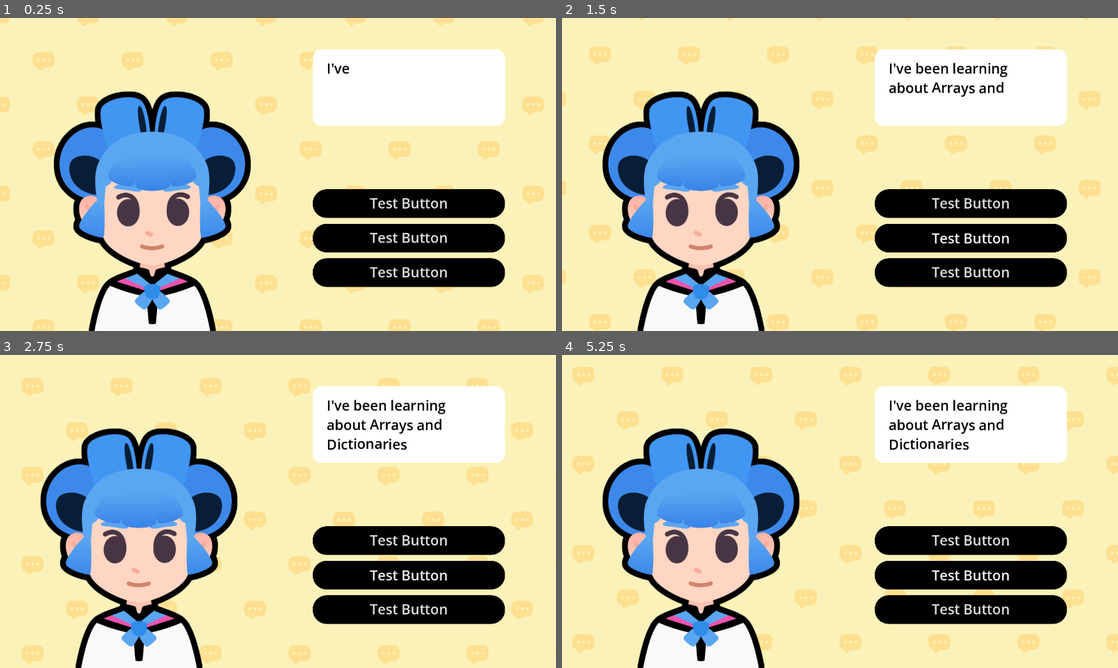
Above: before the commit, frames 1-4 (two rows, left to right).
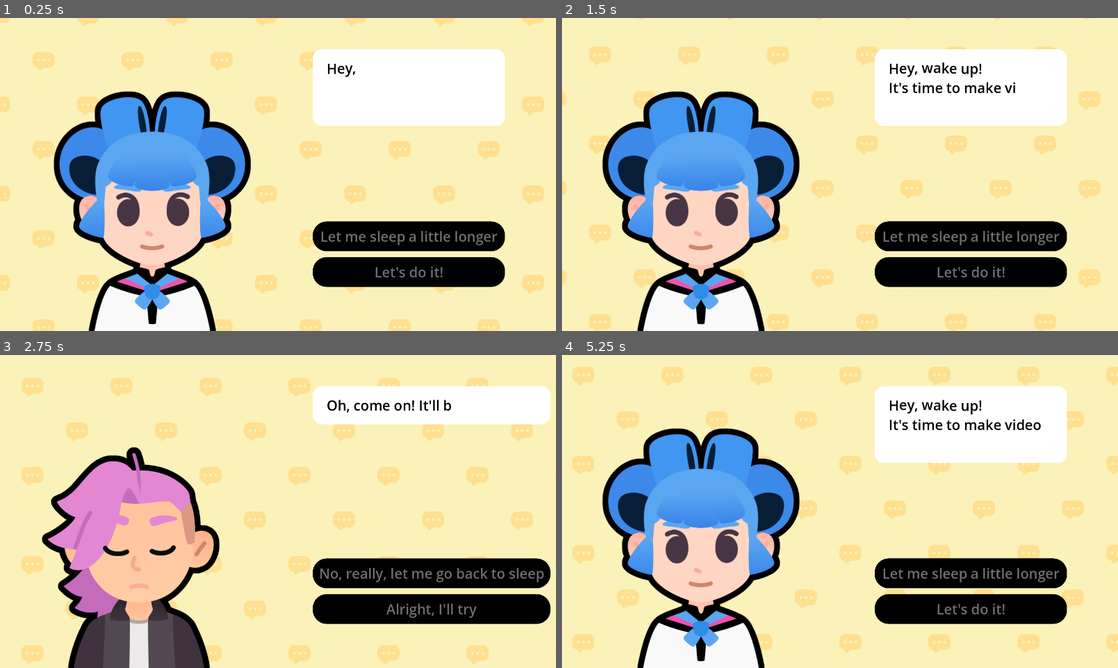
Above: after the commit, the same moments.

Repository: RyHuncho/M8-Start-a-Dialogue
Game: Godot game, scene res://lessons/dialogue.tscn
Same seed, same stepped clock (60 frames per second), same inputs: the game is played once before the commit and once after it. Sound files missing from this copy of the repository are replaced by a short silence.
Inputs (mouse positions are in pixels of both pictures, inside the frame that each line leads up to):
- Up to frame 1 (0.25 s): no input
- Up to frame 2 (1.5 s): click (973, 202) at 0.5 s, where only the run before the commit has a clickable "Test Button"; click (973, 237) at 1.25 s, where only the run before the commit has a clickable "Test Button"
- Up to frame 3 (2.75 s): click (411, 574) at 2 s, where only the run after the commit has a clickable "Let me sleep a little longer"
- Up to frame 4 (5.25 s): click (973, 608) at 2.75 s, where only the run before the commit has a clickable "Test Button"; click (995, 574) at 3.5 s, where only the run after the commit has a clickable "No, really, let me go back to…"; click (973, 539) at 4.25 s, where only the run before the commit has a clickable "Test Button"; click (973, 574) at 5 s, where only the run before the commit has a clickable "Test Button"

The runs differ from the first frame. In frame 1, 4.8% of the frame differs, in the area x 56-91%, y 14-83%; in frame 2, 5.6%; in frame 3, 32%, in the area x 7-99%, y 10-100%; in frame 4, 5.9%.

Commit message:
Update dialogue.gd
M8L4

Diff:
--- a/lessons/dialogue.gd
+++ b/lessons/dialogue.gd
@@ -18,39 +18,37 @@
 var dialogue_items: Array[Dictionary] = [
 	{
 		"expression": expressions["regular"],
-		"text": "I've been learning about [wave]Arrays and Dictionaries[/wave]",
-		"character": bodies["sophia"]
+		"text": "[wave]Hey, wake up![/wave]\nIt's time to make video games.",
+		"character": bodies["sophia"],
+		"choices": {
+			"Let me sleep a little longer": 2,
+			"Let's do it!": 1,
+		},
 	},
 	{
-		"expression": expressions["regular"],
-		"text": "How has it been going?",
-		"character": bodies["pink"]
+		"expression": expressions["happy"],
+		"text": "Great! Your first task will be to write a [b]dialogue tree[/b].",
+		"character": bodies["sophia"],
+		"choices": {
+			"I will do my best": 3,
+			"No, let me go back to sleep": 2,
+		},
 	},
 	{
 		"expression": expressions["sad"],
-		"text": "... Well... it is a little bit [shake]complicated[/shake]!",
-		"character": bodies["sophia"]
-	},
-	{
-		"expression": expressions["sad"],
-		"text": "Oh!",
-		"character": bodies["pink"]
-	},
-	{
-		"expression": expressions["regular"],
-		"text": "I believe in you!",
-		"character": bodies["pink"]
+		"text": "Oh, come on! It'll be fun.",
+		"character": bodies["pink"],
+		"choices": {
+			"No, really, let me go back to sleep": 0,
+			"Alright, I'll try": 1,
+		},
 	},
 	{
 		"expression": expressions["happy"],
-		"text": "If you stick to it, you'll eventually make it!",
-		"character": bodies["pink"]
+		"text": "That's the spirit! [wave]You can do it![/wave]",
+		"character": bodies["pink"],
+		"choices": {"Okay! (Quit)": - 1},
 	},
-	{
-		"expression": expressions["happy"],
-		"text": "That's it! Let's [tornado freq=3.0][rainbow val=1.0]GOOOOOO!!![/rainbow][/tornado]",
-		"character": bodies["sophia"]
-	}
 ]
 
 
@@ -80,6 +78,8 @@
 	rich_text_label.text = current_item["text"]
 	expression.texture = current_item["expression"]
 	body.texture = current_item["character"]
+	create_buttons(current_item["choices"])
+
 
 	# We set the initial visible ratio to the text to 0, so we can change it in the tween
 	rich_text_label.visible_ratio = 0.0
@@ -107,7 +107,12 @@
 
 	# Finally, we disable the next button until the text finishes displaying.
 
-
+	for button: Button in action_buttons_v_box_container.get_children():
+		button.disabled = true
+	tween.finished.connect(func() -> void:
+		for button: Button in action_buttons_v_box_container.get_children():
+			button.disabled = false
+	)
 
 
 
@@ -121,3 +126,16 @@
 	slide_tween.tween_property(body, "position:x", 0, 0.3)
 	body.modulate.a = 0
 	slide_tween.parallel().tween_property(body, "modulate:a", 1, 0.2)
+
+func create_buttons(choices_data: Dictionary) -> void:
+	for button in action_buttons_v_box_container.get_children():
+		button.queue_free()
+	for choice_text in choices_data:
+		var button := Button.new()
+		action_buttons_v_box_container.add_child(button)
+		button.text = choice_text
+		var target_line_idx: int = choices_data[choice_text]
+		if target_line_idx == - 1:
+			button.pressed.connect(get_tree().quit)
+		else:
+			button.pressed.connect(show_text.bind(target_line_idx))
